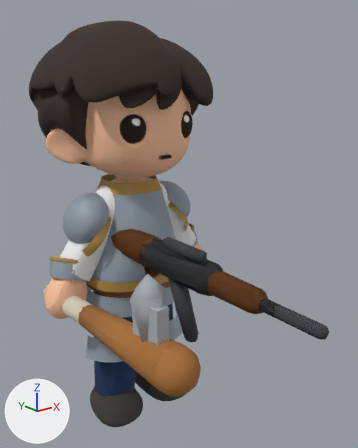
One commit to the glTF model assets/characters/ai3d_male/realtime/male.glb: the scene before it, then after it.
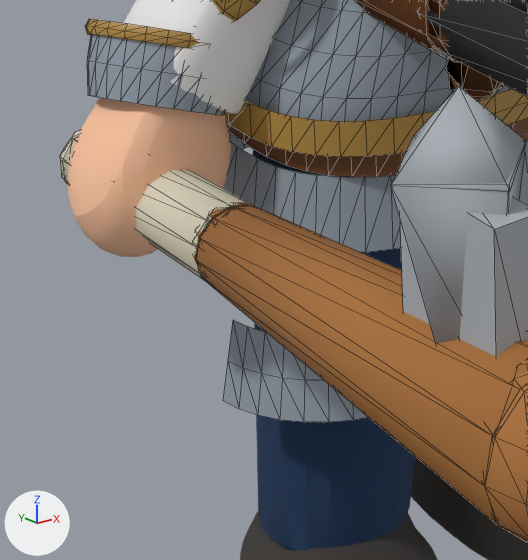
The first picture shows the older version from a 50 mm lens placed at (-0.76, -1.18, 1.02), pointed at (0.013, -0.214, 0.634). The close-ups show the older and then the newer version on the part from 7% to 46% of the width and 56% to 89% of the height of that picture. Only the edits that show in the close-ups are written down. The lights are fixed; the arrows at lower left show +X, +Y and +Z. The close-ups show mesh edges as thin lines. Where no turn or scale is listed for an object, it has been applied to the vertices.

Before the edit, the objects in view are built like this:
```python
me_armor_tasset_r = bpy.data.meshes.new('armor_tasset_R')
me_armor_tasset_r.from_pydata(...)  # 36 vertices, 44 faces; spans x -0.178..-0.023, y -0.106..-0.01, z 0.209..0.279
me_armor_tasset_r.materials.append(mat_a_steel)  # grey #909ba8
me_tube_004 = bpy.data.meshes.new('tube.004')
me_tube_004.from_pydata(...)  # 371 vertices, 704 faces; spans x -0.106..-0.026, y -0.734..0.073, z 0.498..0.631
# faces by material slot: [388, 316]
me_tube_004.materials.append(mat_w_gunwood_002)  # brown #7b4921
me_tube_004.materials.append(mat_w_gun_002)  # dark grey #393d40
me_tube_010 = bpy.data.meshes.new('tube.010')
me_tube_010.from_pydata(...)  # 379 vertices, 704 faces; spans x -0.106..-0.026, y -0.634..0.073, z 0.382..0.612
# faces by material slot: [384, 320]
me_tube_010.materials.append(mat_w_gun_003)  # dark grey #393d40
me_tube_010.materials.append(mat_w_gunwood_003)  # brown #7b4921
ob_armor_14 = bpy.data.objects.new('armor_14', me_armor_tasset_r)
ob_armor_14.location = (0.0, 0.0, 0.0)
ob_weapon_ak47 = bpy.data.objects.new('weapon_ak47', me_tube_010)
ob_weapon_ak47.location = (0.0, 0.0, 0.0)
ob_weapon_rifle = bpy.data.objects.new('weapon_rifle', me_tube_004)
ob_weapon_rifle.location = (0.0, 0.0, 0.0)
# also in view: 'armor_13' at (-0.19, 0.014, 0.509); 'armor_11' at (-0.134, 0.003, 0.588); 'weapon_axe' at (-0.225, -0.188, 0.497); 'armor_1' at (0.0, -0.002, 0.449); 'body' at (0.001, 0.022, 0.571)
```
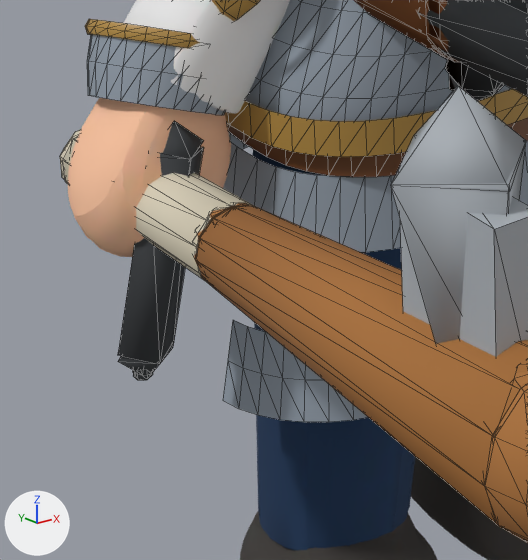
Boxes [x1, y1, x2, y2] around the edits, measured in the close-ups (528 x 560 px):
'weapon_pistol', added: after [118, 121, 204, 380]

What the commit changed:
Material 'w_gun.004' (mat_w_gun_004) is new.
Its base color is (0.0415, 0.0461, 0.0511) (dark grey #393d40).
Its roughness is 0.9.
Material 'w_gunwood.004' (mat_w_gunwood_004) is new.
Its base color is (0.198, 0.0658, 0.0152) (brown #7b4921).
Its roughness is 0.9.
Mesh me_tube_016 is new.
It has 80 vertices, 124 faces and spans x -0.271..-0.192, y -0.06..0.074, z 0.273..0.469.
Faces by material slot: [96, 28].
It uses material mat_w_gun_004 (dark grey #393d40).
It uses material mat_w_gunwood_004 (brown #7b4921).
Object 'weapon_pistol' (ob_weapon_pistol) is new; it shows me_tube_016.
Its location is (0.0, 0.0, 0.0).
